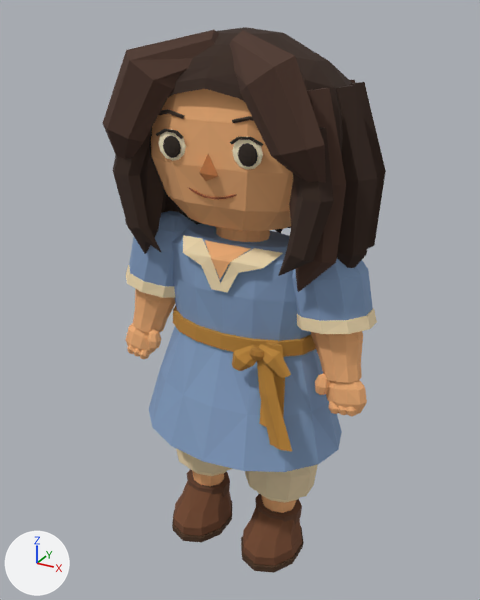
The glTF model client/public/assets/models/avatars/ksu.glb, before and after one commit.
Before and after are seen from a 50 mm lens placed at (0.974, -1.79, 1.85), pointed at (-0.02, 0.018, 0.946). The lights are fixed; the arrows at lower left show +X, +Y and +Z. The first picture is the older version. Where no turn or scale is listed for an object, it has been applied to the vertices. Vertices at exactly the same position are counted once.

The first picture shows 'ankle-left-surface', 'ankle-right-surface', 'elbow-left-surface', 'elbow-right-surface', 'face-surface', 'hair-surface', 'head-surface', 'knee-right-surface', 'shoulder-left-surface', 'shoulder-right-surface', 'torso-surface', 'wrist-right-surface' and 3 more.
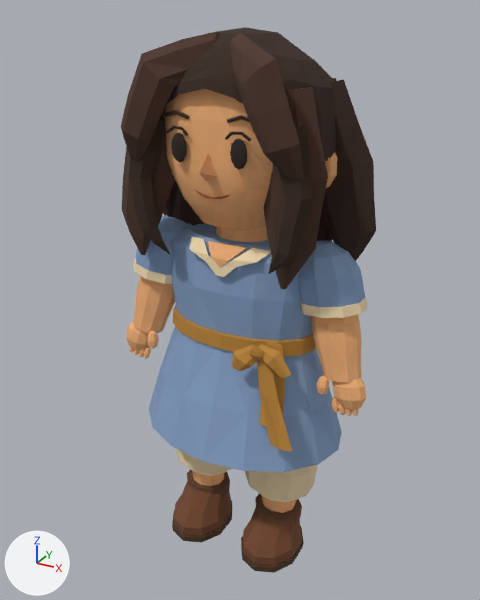
ob_head is not drawn itself; it is the parent of ob_face, ob_hair, ob_head_surface.
ob_face is not drawn itself; it is the parent of ob_face_surface.

Location of each change, [x1, y1, x2, y2] in pixels of the pictures (480 x 600 px; the box of a moved part takes in the faces that stretch with it):
'hair-surface', reshaped, rescaled (10% narrower)
    before: [103, 27, 386, 292]
    after: [121, 27, 376, 289]
'head-surface', reshaped, rescaled (24% narrower)
    before: [151, 89, 293, 231]
    after: [165, 89, 273, 231]
'shoulder-right-surface', reshaped
    before: [292, 259, 377, 334]
    after: [298, 241, 368, 318]
'shoulder-left-surface', reshaped (15% narrower, 20% shorter)
    before: [126, 211, 196, 298]
    after: [133, 215, 192, 284]
'face-surface', reshaped, rescaled
    before: [156, 109, 263, 199]
    after: [165, 110, 337, 199]
part 1 of me_mesh_1, moved or reshaped
    before: [156, 129, 184, 139]
    after: [166, 126, 188, 136]
part 2 of me_mesh_1, moved or reshaped
    before: [230, 137, 263, 147]
    after: [225, 132, 251, 142]
part 3 of me_mesh_1, reshaped
    before: [158, 129, 186, 161]
    after: [171, 132, 187, 162]
part 4 of me_mesh_1, reshaped
    before: [232, 136, 263, 170]
    after: [230, 138, 248, 169]
part 5 of me_mesh_2, rebuilt (mostly hidden)
    before: [350, 80, 355, 83]
    after: [317, 78, 336, 241]
part 6 of me_mesh_2, rebuilt (mostly hidden before)
    before: [165, 193, 180, 212]
    after: [163, 180, 193, 224]
part 7 of me_mesh_2, rebuilt
    before: [349, 82, 386, 249]
    after: [321, 79, 376, 261]
part 8 of me_mesh_2, rebuilt
    before: [125, 140, 164, 254]
    after: [122, 106, 175, 255]
part 9 of me_mesh_2, rebuilt
    before: [289, 88, 346, 292]
    after: [263, 87, 328, 289]
part 10 of me_mesh_2, deleted
    before: [336, 85, 377, 268]
part 11 of me_mesh_2, reshaped
    before: [103, 30, 326, 183]
    after: [121, 31, 313, 274]
part 15 of me_mesh_10, moved or reshaped
    before: [183, 235, 283, 293]
    after: [189, 237, 271, 277]

The change, as a list of edits to the scene's bpy script:
```text
Change me_mesh_1:
    used by ob_face_surface; parent = ob_face; location = (0.0, 0.0, 0.0)
    remove me_mesh_1.from_pydata(...)  # 813 vertices, 1484 faces; spans x -0.317..0.317, y -0.266..0.046, z -0.142..0.125
    add me_mesh_1.from_pydata(...)  # 689 vertices, 1244 faces; spans x -0.317..0.317, y -0.266..0.046, z -0.142..0.125
    me_mesh_1 part 1: the loose piece of 40 vertices spanning x -0.143..-0.062, y -0.227..-0.212, z 0.041..0.067 is moved by (0.0, 0.0, 0.012)
    me_mesh_1 part 2: the loose piece of 40 vertices spanning x 0.062..0.143, y -0.227..-0.212, z 0.041..0.067 is moved by (0.0, 0.0, 0.012)
    me_mesh_1 part 3: 122 vertices removed from x -0.14..-0.062, y -0.231..-0.203, z -0.032..0.066; 60 vertices added at x -0.124..-0.068, y -0.231..-0.213, z -0.032..0.06
    me_mesh_1 part 4: 122 vertices removed from x 0.062..0.14, y -0.231..-0.203, z -0.032..0.066; 60 vertices added at x 0.078..0.134, y -0.231..-0.213, z -0.032..0.06
    other edits to the shape of me_mesh_1 do not show in these pictures
Change me_mesh_2:
    used by ob_hair_surface; parent = ob_hair; location = (0.0, 0.0, 0.0)
    remove me_mesh_2.from_pydata(...)  # 481 vertices, 880 faces; spans x -0.358..0.358, y -0.261..0.301, z -0.431..0.355
    add me_mesh_2.from_pydata(...)  # 583 vertices, 1100 faces; spans x -0.374..0.419, y -0.261..0.301, z -0.435..0.355
    me_mesh_2 part 5: the loose piece of 24 vertices spanning x 0.111..0.292, y 0.12..0.214, z -0.43..0.201 is rebuilt with 42 vertices and now spans x 0.071..0.281, y 0.142..0.239, z -0.416..0.201
    me_mesh_2 part 6: the loose piece of 24 vertices spanning x -0.351..-0.158, y 0.039..0.119, z -0.38..0.204 is rebuilt with 42 vertices and now spans x -0.364..-0.144, y 0.001..0.084, z -0.387..0.204
    me_mesh_2 part 7: the loose piece of 24 vertices spanning x 0.158..0.351, y 0.039..0.119, z -0.381..0.204 is rebuilt with 42 vertices and now spans x 0.146..0.419, y 0.001..0.084, z -0.375..0.212
    me_mesh_2 part 8: the loose piece of 24 vertices spanning x -0.312..-0.127, y -0.164..-0.07, z -0.405..0.202 is rebuilt with 42 vertices and now spans x -0.374..-0.11, y -0.168..-0.07, z -0.41..0.21
    me_mesh_2 part 9: the loose piece of 24 vertices spanning x 0.127..0.312, y -0.164..-0.07, z -0.431..0.202 is rebuilt with 42 vertices and now spans x 0.109..0.319, y -0.168..-0.07, z -0.431..0.201
    me_mesh_2 part 10: the loose piece of 24 vertices spanning x 0.164..0.358, y -0.066..0.016, z -0.405..0.204 is deleted
    me_mesh_2 part 11: 18 vertices moved from x -0.291..0.291, y -0.261..-0.181, z 0.022..0.214 to x -0.281..0.281, y -0.258..-0.197, z -0.036..0.035; 18 vertices removed from x -0.213..0.213, y -0.259..-0.051, z 0.25..0.35; 90 vertices added at x -0.286..0.286, y -0.261..-0.055, z -0.335..0.346
    other edits to the shape of me_mesh_2 do not show in these pictures
Change me_mesh_3:
    used by ob_head_surface; parent = ob_head; location = (0.0, 0.0, 0.0)
    remove me_mesh_3.from_pydata(...)  # 130 vertices, 256 faces; spans x -0.265..0.265, y -0.212..0.233, z -0.279..0.29
    add me_mesh_3.from_pydata(...)  # 242 vertices, 480 faces; spans x -0.24..0.24, y -0.212..0.233, z -0.279..0.29
    me_mesh_3 part 12: 106 vertices removed from x -0.265..0.265, y -0.212..0.215, z -0.279..0.29; 218 vertices added at x -0.24..0.24, y -0.212..0.225, z -0.279..0.29
Change me_mesh_6:
    remove me_mesh_6.from_pydata(...)  # 74 vertices, 140 faces; spans x -0.17..0.113, y -0.115..0.104, z -0.208..0.077
    add me_mesh_6.from_pydata(...)  # 74 vertices, 140 faces; spans x -0.139..0.09, y -0.098..0.088, z -0.16..0.063
    me_mesh_6 part 13: 74 of 74 vertices moved; they spanned x -0.17..0.113, y -0.115..0.104, z -0.208..0.077 and now span x -0.139..0.09, y -0.098..0.088, z -0.16..0.063; mean shift (0.005, 0.001, 0.02)
Change me_mesh_9:
    remove me_mesh_9.from_pydata(...)  # 74 vertices, 140 faces; spans x -0.113..0.17, y -0.115..0.104, z -0.208..0.077
    add me_mesh_9.from_pydata(...)  # 74 vertices, 140 faces; spans x -0.09..0.139, y -0.098..0.088, z -0.16..0.063
    me_mesh_9 part 14: 74 of 74 vertices moved; they spanned x -0.113..0.17, y -0.115..0.104, z -0.208..0.077 and now span x -0.09..0.139, y -0.098..0.088, z -0.16..0.063; mean shift (-0.005, 0.001, 0.02)
Change me_mesh_10:
    where me_mesh_10.from_pydata(...)  # 240 vertices, 430 faces; spans x -0.369..0.369, y -0.275..0.275, z -0.383..0.321
    me_mesh_10 part 15: 18 of 240 vertices moved; they spanned x -0.179..0.179, y -0.147..-0.075, z 0.178..0.321 and now span x -0.145..0.145, y -0.147..-0.075, z 0.228..0.321; mean shift (0.0, 0.0, 0.016); largest move (0.0, -0.144, 0.202) -> (0.0, -0.144, 0.264)
Change ob_head:
    ob_head.scale: (1.0, 1.0, 1.0) -> (0.84, 1.0, 1.0)
Change ob_face:
    ob_face.scale: (1.0, 1.0, 1.0) -> (0.94, 1.0, 1.0)
```
